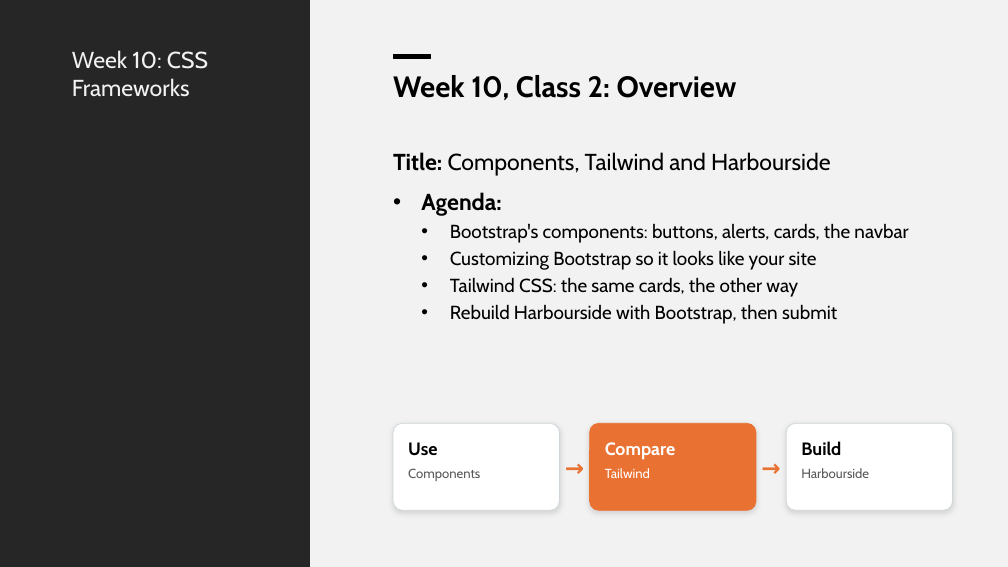
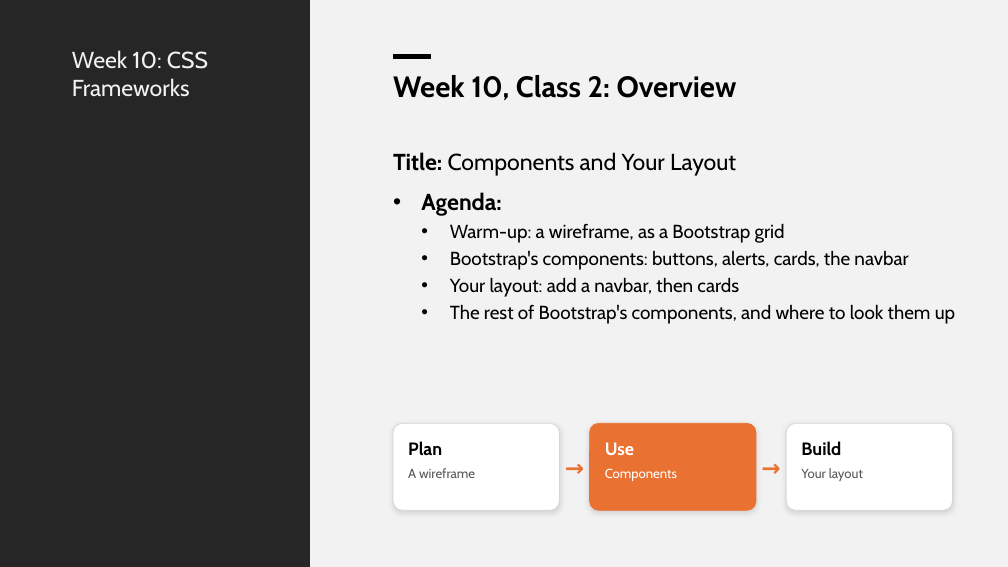
Before and after one commit to x97gfq/WEBD1000_Fall2026, a slide deck: slide 43 of 10_CSS_Frameworks/CSS_Frameworks_Bootstrap.pptx (slide 40 before the commit). Drawn at 1008x567 pixels with LibreOffice and Linux fonts; fonts in the diff are those of the drawing. Boxes give left, top, right and bottom in pixels: in the first picture for what was removed or moved away, otherwise in the second. Text is boxed around its words. In the diff, an @@ line names an element or a change of style, - is before the commit and + after.

```diff
--- a/10_CSS_Frameworks/CSS_Frameworks_Bootstrap.pptx
+++ b/10_CSS_Frameworks/CSS_Frameworks_Bootstrap.pptx
@@ text at (393, 152, 736, 176): text changed @@
-• Title: Components, Tailwind and Harbourside
+• Title: Components and Your Layout
@@ text at (450, 223, 785, 243): paragraph added @@
+  • Warm-up: a wireframe, as a Bootstrap grid
@@ text at (450, 277, 955, 324): text changed @@
-  • Customizing Bootstrap so it looks like your site
-  • Tailwind CSS: the same cards, the other way
-  • Rebuild Harbourside with Bootstrap, then submit
+  • Your layout: add a navbar, then cards
+  • The rest of Bootstrap's components, and where to look them up
@@ text at (408, 441, 442, 456): text changed @@
-Use
+Plan
@@ text at (605, 442, 634, 455): text changed @@
-Compare
+Use
@@ text at (408, 468, 475, 478): text changed @@
-Components
+A wireframe
@@ text at (605, 468, 677, 481): text changed @@
-Tailwind
+Components
@@ text at (801, 468, 863, 481): text changed @@
-Harbourside
+Your layout
```
Also in this commit, not shown: 7 other slides changed, 8 slides added, 19 slides removed, 30 other files.
